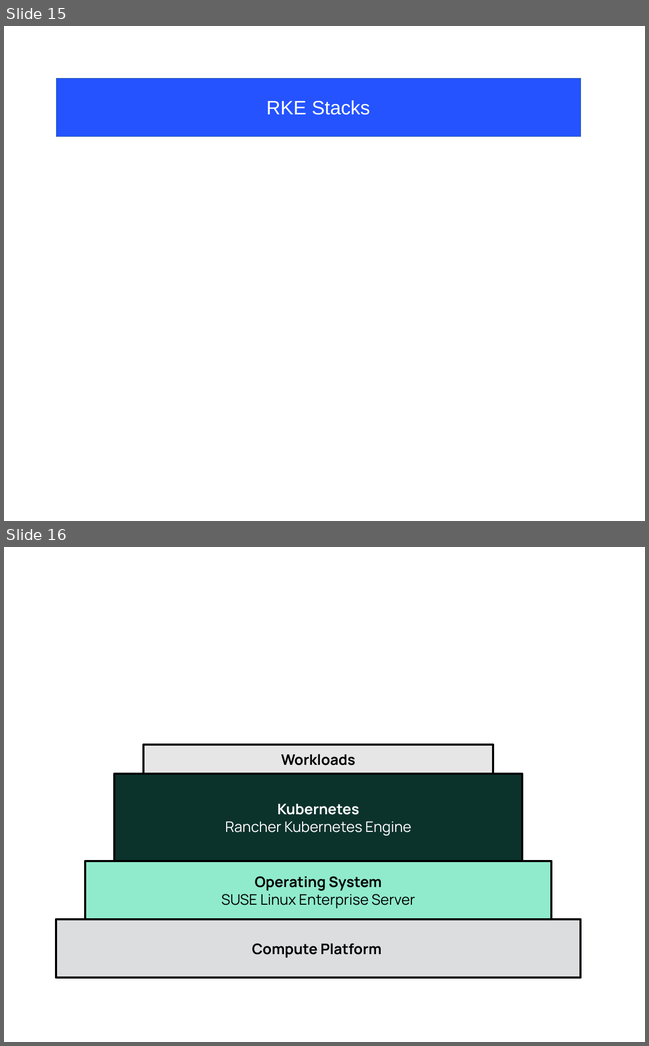
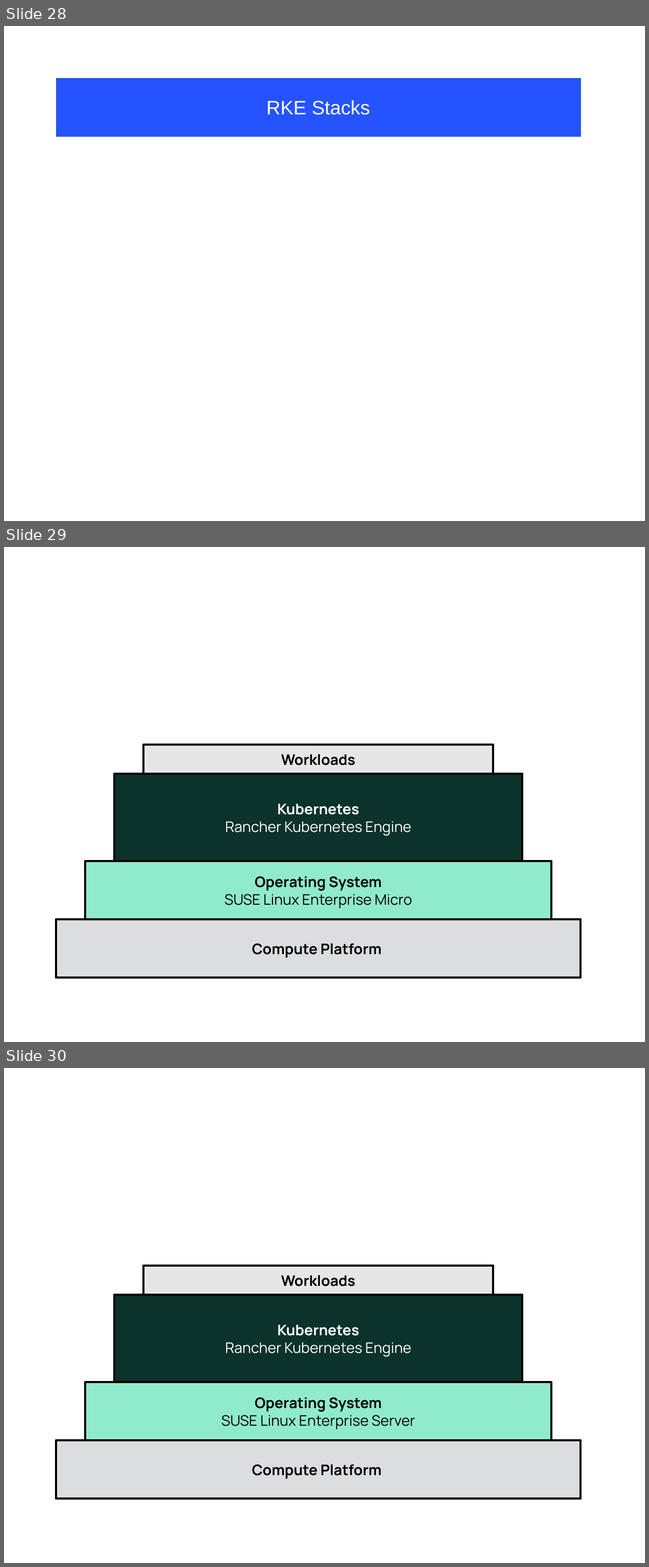
Before and after one commit to gogbac/RancherDocsRep1, a slide deck: media/src/Figure-Source.odp. Shown one above the other, each under a label of ours: slides 15 and 16 before the commit, slides 28, 29 and 30 after it. The pictures are 649x1046 and 649x1567 pixels, drawn with LibreOffice and Linux fonts; fonts in the diff are those of the drawing. Boxes give left, top, right and bottom in pixels: in the first picture for what was removed or moved away, otherwise in the second. Text is boxed around its words. In the diff, an @@ line names an element or a change of style, - is before the commit and + after.

```diff
--- a/media/src/Figure-Source.odp
+++ b/media/src/Figure-Source.odp
@@ slide 29 added at <box>4,547,645,1042</box>, background #FFFFFF @@
@@ rectangle added at <box>143,745,493,774</box>, fill #E6E6E6, outline #000000 2.89 pt, 18 pt, text #000000, bold @@
+Workloads
@@ rectangle added at <box>114,774,522,861</box>, fill #0C322C, outline #000000 2.89 pt, 18 pt, text #FFFFFF @@
+Kubernetes
+Rancher Kubernetes Engine
@@ rectangle added at <box>85,861,551,919</box>, fill #90EBCD, outline #000000 2.89 pt, 18 pt, text #000000 @@
+Operating System
+SUSE Linux Enterprise Micro
@@ rectangle added at <box>56,919,580,978</box>, fill #DCDDDE, outline #000000 2.89 pt, 18 pt, text #000000, bold @@
+Compute Platform
@@ what was slide 15 is now slide 28 @@
@@ what was slide 16 is now slide 30 @@
```
Also in this commit, not shown: 1 slide changed, 13 other slides added, 31 other files.
